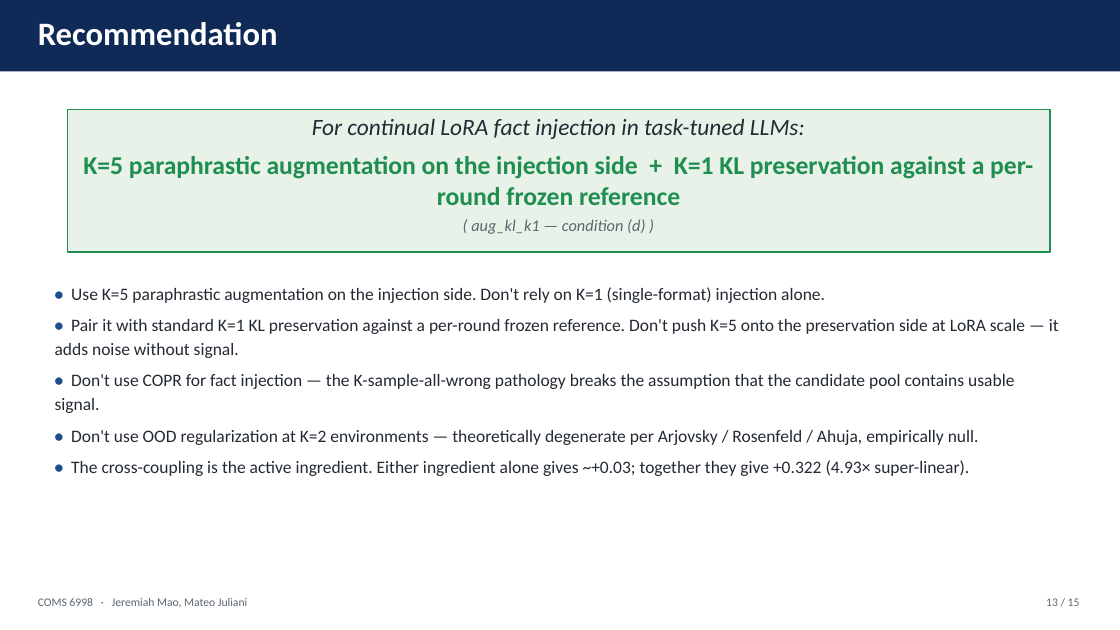
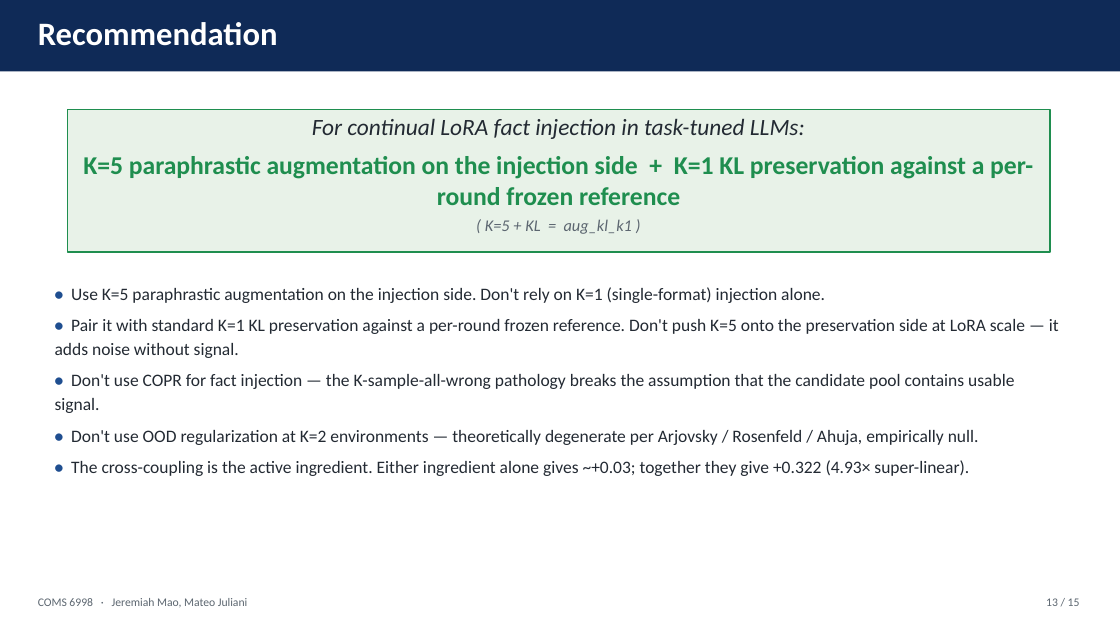
Before and after one commit to jeremiahmao/still-on-task-llm, a slide deck: slide 13 of paper_slides/synergy_deck.pptx. Drawn at 1120x630 pixels with LibreOffice and Linux fonts; fonts in the diff are those of the drawing. Boxes give left, top, right and bottom in pixels: in the first picture for what was removed or moved away, otherwise in the second. Text is boxed around its words. In the diff, an @@ line names an element or a change of style, - is before the commit and + after.

```diff
--- a/paper_slides/synergy_deck.pptx
+++ b/paper_slides/synergy_deck.pptx
@@ text in rectangle at (x1=485, y1=219, x2=632, y2=234): text changed @@
-( aug_kl_k1 — condition (d) )
+( K=5 + KL = aug_kl_k1 )
```
Also in this commit, not shown: 6 other slides changed, 1 other file.
